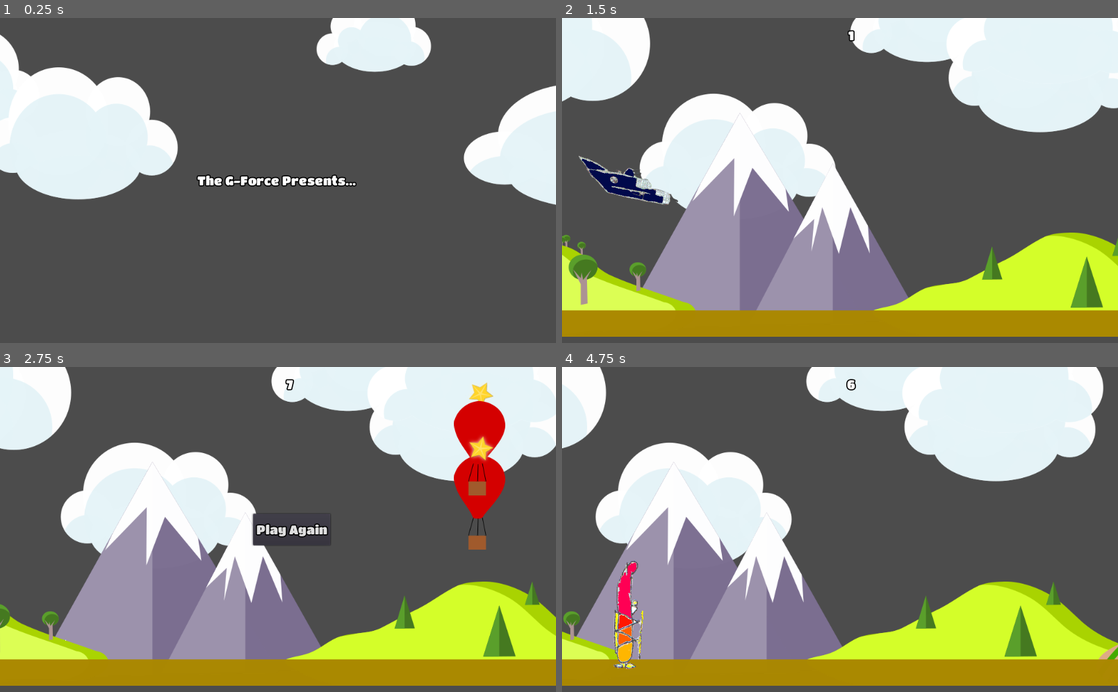
Above: before the commit, frames 1-4 (two rows, left to right).
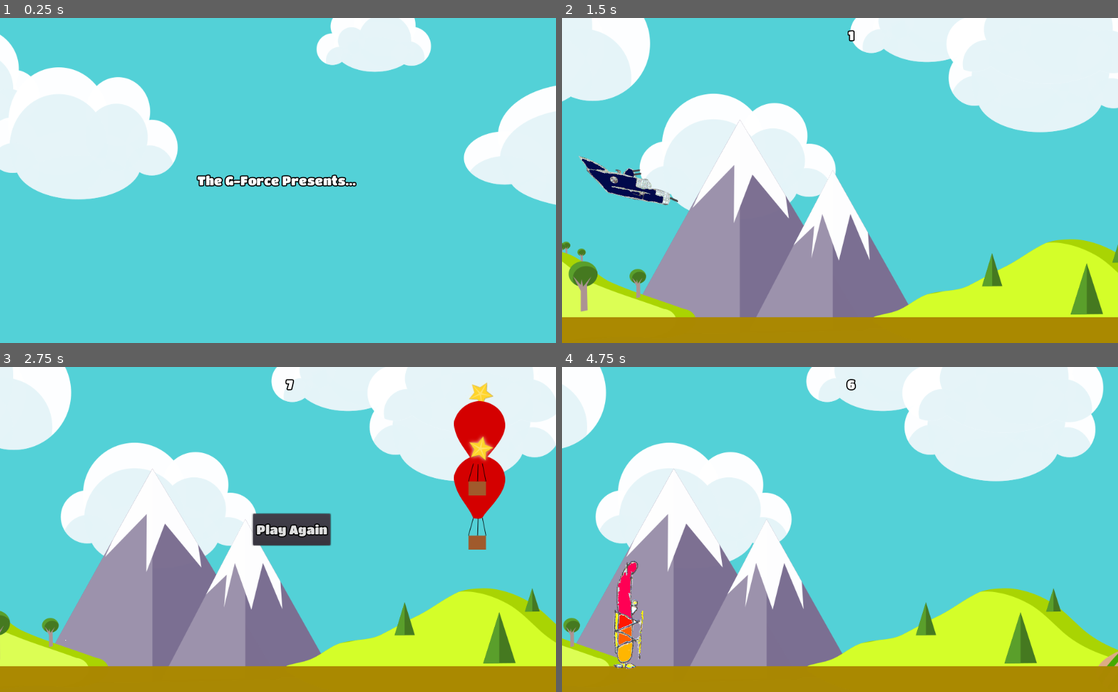
Above: after the commit, the same moments.

Repository: the-g-force/FamJam-October2020
Game: Godot game, scene res://src/SplashScreen.tscn
The game is run twice, just before and just after one commit, with the same random seed, the same clock (stepped at 60 frames per second) and the same inputs.
Inputs (mouse positions are in pixels of both pictures, inside the frame that each line leads up to):
- Up to frame 1 (0.25 s): no input
- Up to frame 2 (1.5 s): tap Enter at 0.5 s; move the mouse to (962, 164) at 0.52 s; click (962, 164) at 0.67 s; click (673, 131) at 1.27 s
- Up to frame 3 (2.75 s): move the mouse to (166, 545) at 2.02 s; click (166, 545) at 2.17 s
- Up to frame 4 (4.75 s): click "Play Again" at 2.75 s; click (784, 480) at 3.52 s; move the mouse to (895, 458) at 4.27 s; click (895, 458) at 4.42 s

The runs differ from the first frame. In frame 1, 83% of the frame differs, in the area x 0-100%, y 0-100%; in frame 2, 52%; in frame 3, 51%; in frame 4, 54%.

Commit message:
Add sky blue backgrounds

Diff:
--- a/project/src/Background.tscn
+++ b/project/src/Background.tscn
@@ -4,6 +4,14 @@
 [ext_resource path="res://assets/ground.png" type="Texture" id=2]
 
 [node name="ParallaxBackground" type="ParallaxBackground"]
+
+[node name="ColorRect" type="ColorRect" parent="."]
+margin_right = 1024.0
+margin_bottom = 600.0
+color = Color( 0.32549, 0.819608, 0.843137, 1 )
+__meta__ = {
+"_edit_use_anchors_": false
+}
 
 [node name="ParallaxLayer" type="ParallaxLayer" parent="."]
 motion_scale = Vector2( 0.5, 0 )
@@ -18,5 +26,5 @@
 motion_mirroring = Vector2( 2048, 0 )
 
 [node name="ground" type="Sprite" parent="ParallaxLayer2"]
-position = Vector2( 1024, 288 )
+position = Vector2( 1024, 300.473 )
 texture = ExtResource( 2 )
--- a/project/src/SplashScreen.tscn
+++ b/project/src/SplashScreen.tscn
@@ -49,6 +49,14 @@
 "_edit_use_anchors_": false
 }
 
+[node name="SkyBlue" type="ColorRect" parent="."]
+margin_right = 1024.0
+margin_bottom = 600.0
+color = Color( 0.32549, 0.819608, 0.843137, 1 )
+__meta__ = {
+"_edit_use_anchors_": false
+}
+
 [node name="TheGForcePresents" type="Label" parent="."]
 anchor_left = 0.5
 anchor_top = 0.5
